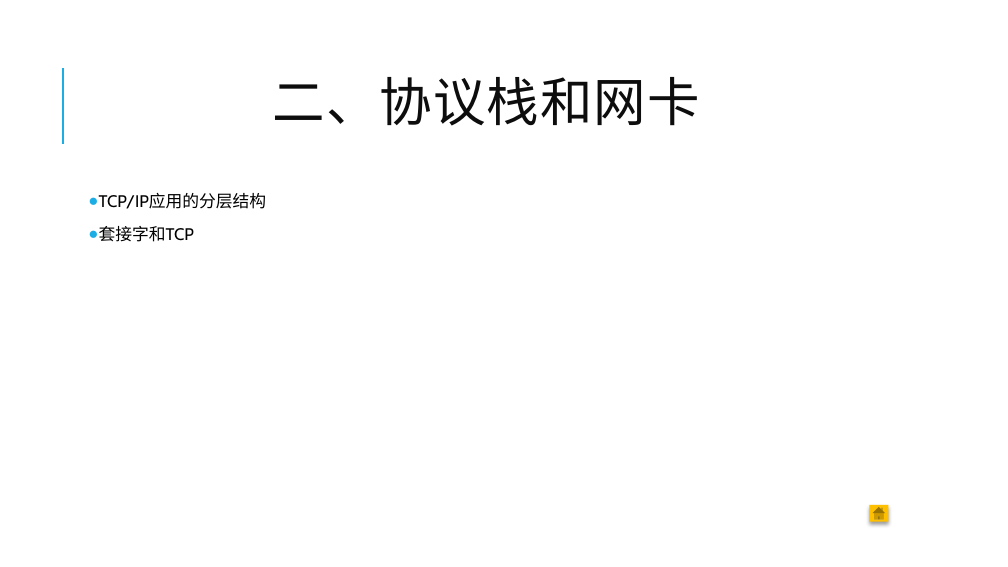
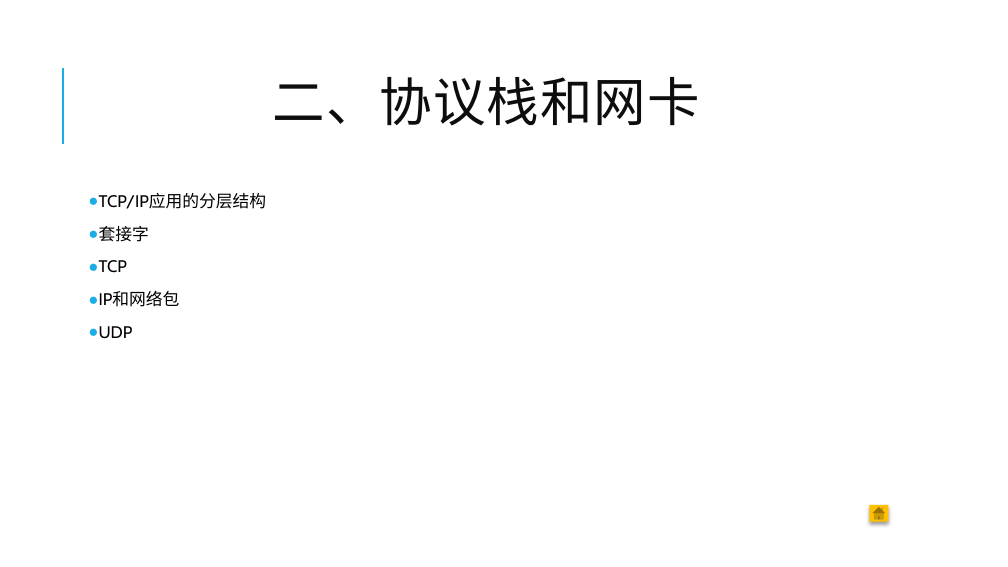
Before and after one commit to sleepingWhiteFish/CAGST, a slide deck: slide 23 of 网络是怎样连接的.pptx. Drawn at 1008x567 pixels with LibreOffice and Linux fonts; fonts in the diff are those of the drawing. Boxes give left, top, right and bottom in pixels: in the first picture for what was removed or moved away, otherwise in the second. Text is boxed around its words. In the diff, an @@ line names an element or a change of style, - is before the commit and + after.

```diff
--- a/网络是怎样连接的.pptx
+++ b/网络是怎样连接的.pptx
@@ text at [99,226,180,339]: text changed @@
-● 套接字和TCP
+● 套接字
+● TCP
+● IP和网络包
+● UDP
```
Also in this commit, not shown: 10 other slides changed, 17 slides added, 22 slides removed.
